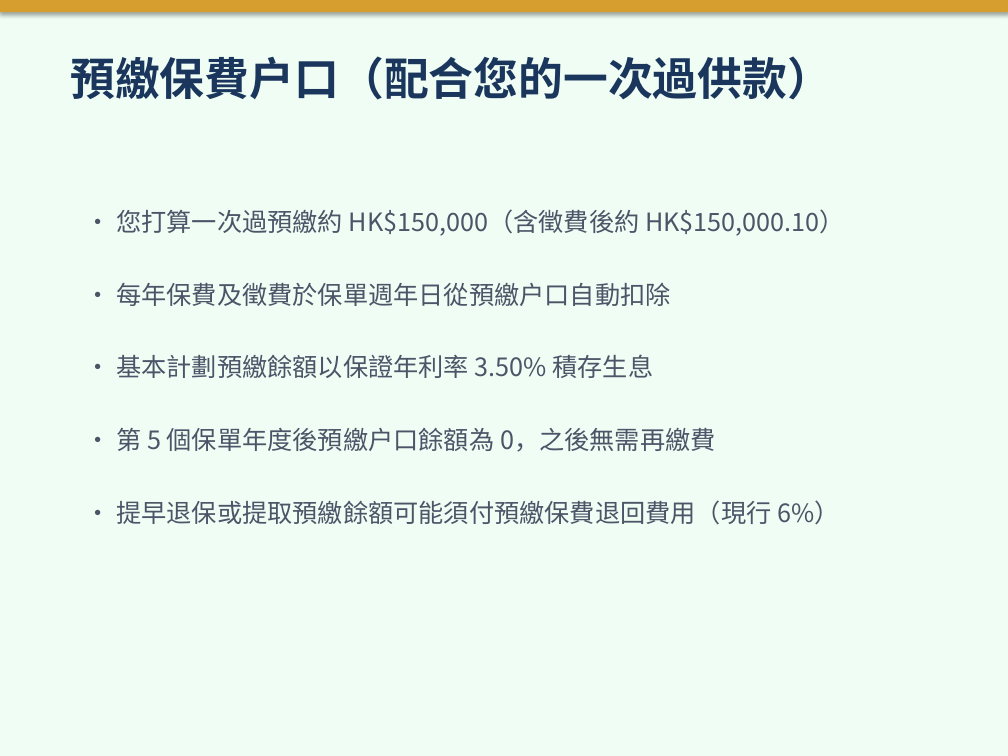
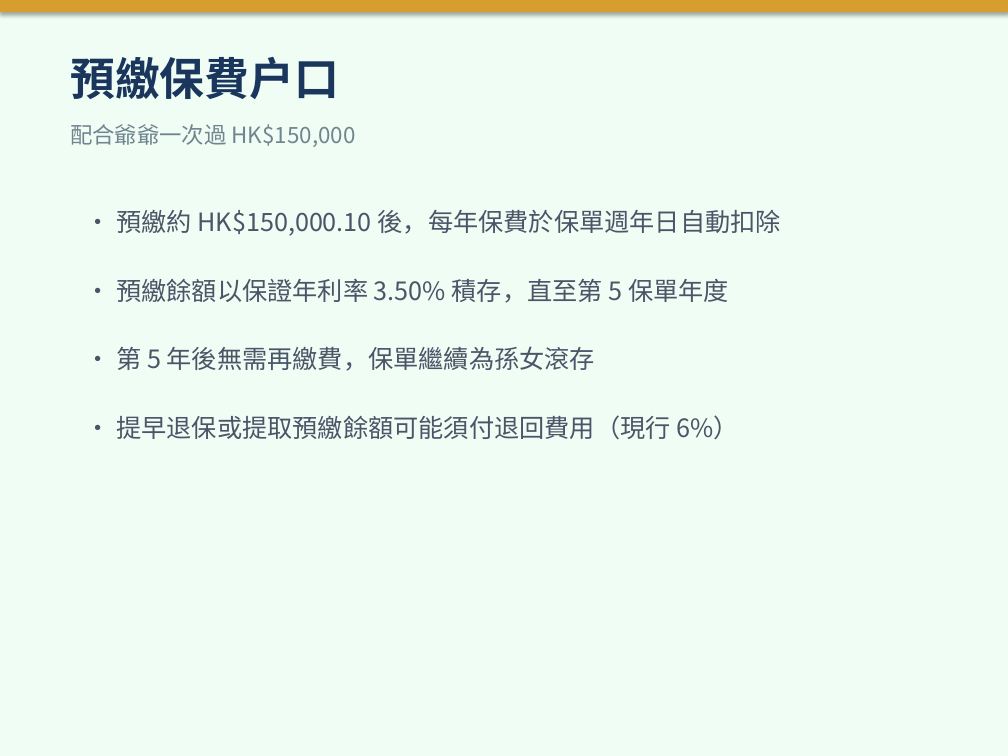
Before and after one commit to hoyinlung25-commits/yuyue-sales, a slide deck: slide 11 of client-base/presentations/Granddaughter_Savings_Plan_BOC.pptx (slide 10 before the commit). Drawn at 1008x756 pixels with LibreOffice and Linux fonts; fonts in the diff are those of the drawing. Boxes give left, top, right and bottom in pixels: in the first picture for what was removed or moved away, otherwise in the second. Text is boxed around its words. In the diff, an @@ line names an element or a change of style, - is before the commit and + after.

```diff
--- a/client-base/presentations/Granddaughter_Savings_Plan_BOC.pptx
+++ b/client-base/presentations/Granddaughter_Savings_Plan_BOC.pptx
@@ text at box(70, 57, 339, 99): text changed @@
-預繳保費戶口（配合您的一次過供款）
+預繳保費戶口
@@ text at box(70, 124, 356, 147): text changed; size 18 to 16 pt; text colour #4A5568 to #718590 @@
-• 您打算一次過預繳約 HK$150,000（含徵費後約 HK$150,000.10）
+配合爺爺一次過 HK$150,000
@@ text at box(116, 210, 781, 236): text changed @@
-• 每年保費及徵費於保單週年日從預繳戶口自動扣除
+• 預繳約 HK$150,000.10 後，每年保費於保單週年日自動扣除
@@ text at box(116, 279, 729, 303): text changed @@
-• 基本計劃預繳餘額以保證年利率 3.50% 積存生息
+• 預繳餘額以保證年利率 3.50% 積存，直至第 5 保單年度
@@ text at box(116, 346, 595, 371): text changed @@
-• 第 5 個保單年度後預繳戶口餘額為 0，之後無需再繳費
+• 第 5 年後無需再繳費，保單繼續為孫女滾存
@@ text at box(116, 415, 738, 440): text changed @@
-• 提早退保或提取預繳餘額可能須付預繳保費退回費用（現行 6%）
+• 提早退保或提取預繳餘額可能須付退回費用（現行 6%）
```
Also in this commit, not shown: 8 other slides changed, 4 slides added, 3 slides removed, 1 other file.
